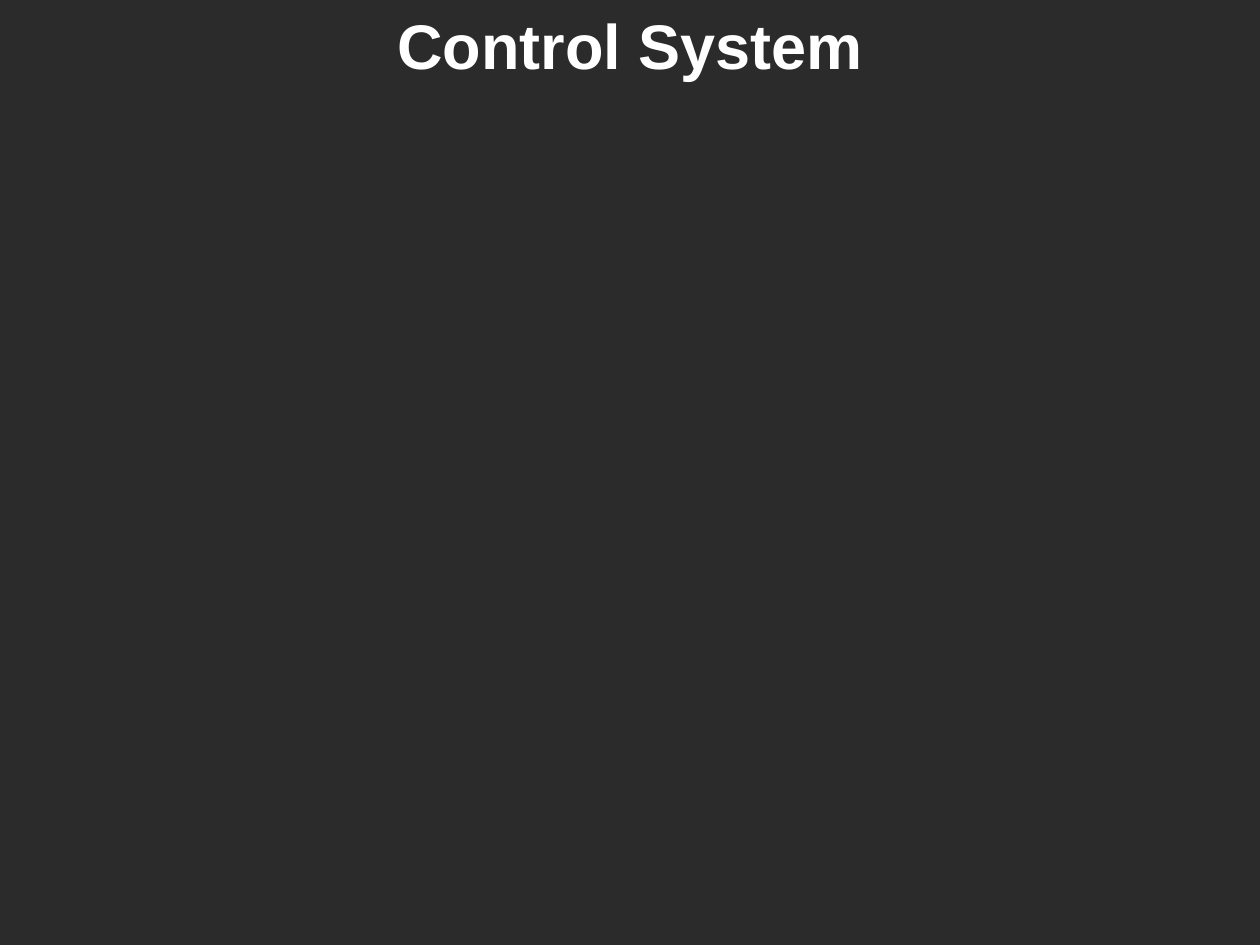
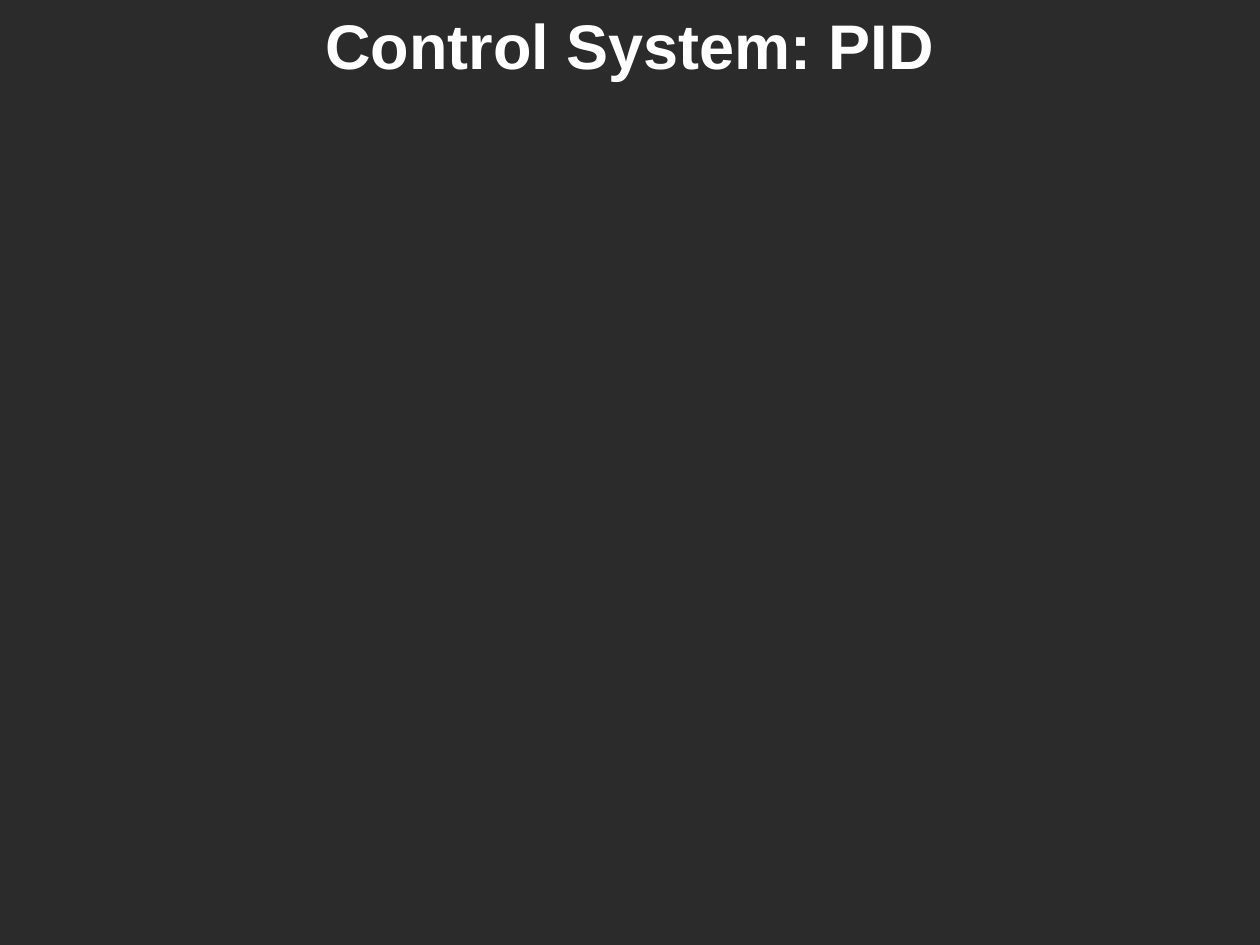
Before and after one commit to ominux/ece532, a slide deck: slide 5 of project/april_11/john.pptx. Drawn at 1260x945 pixels with LibreOffice and Linux fonts; fonts in the diff are those of the drawing; background and template pictures are left out; a plain dark background stands for a picture behind light text. Boxes give left, top, right and bottom in pixels: in the first picture for what was removed or moved away, otherwise in the second. Text is boxed around its words. In the diff, an @@ line names an element or a change of style, - is before the commit and + after.

```diff
--- a/project/april_11/john.pptx
+++ b/project/april_11/john.pptx
@@ text at (x1=325, y1=23, x2=934, y2=80): text changed @@
-Control System
+Control System: PID
```
Also in this commit, not shown: 7 slides added, 2 slides removed, 8 other files.
